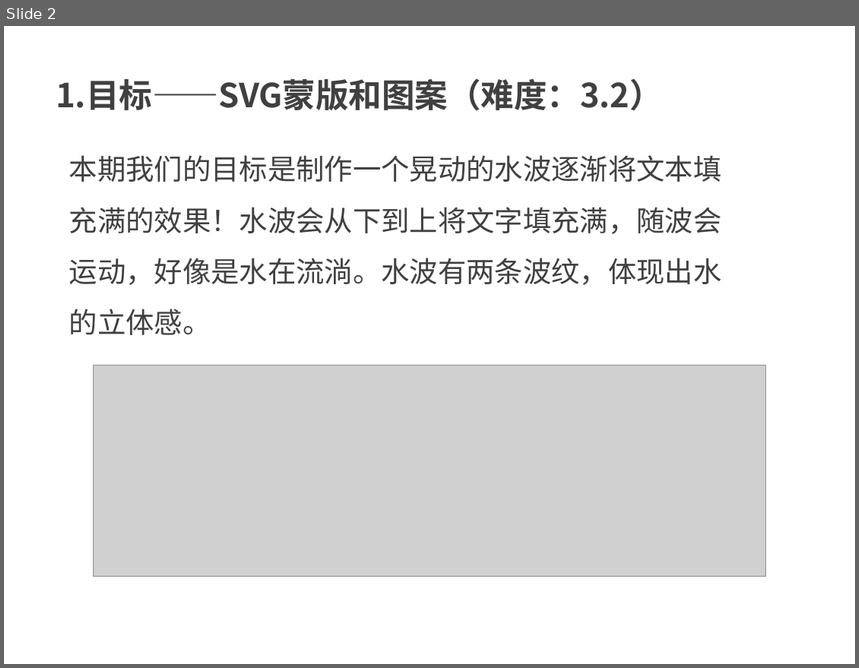
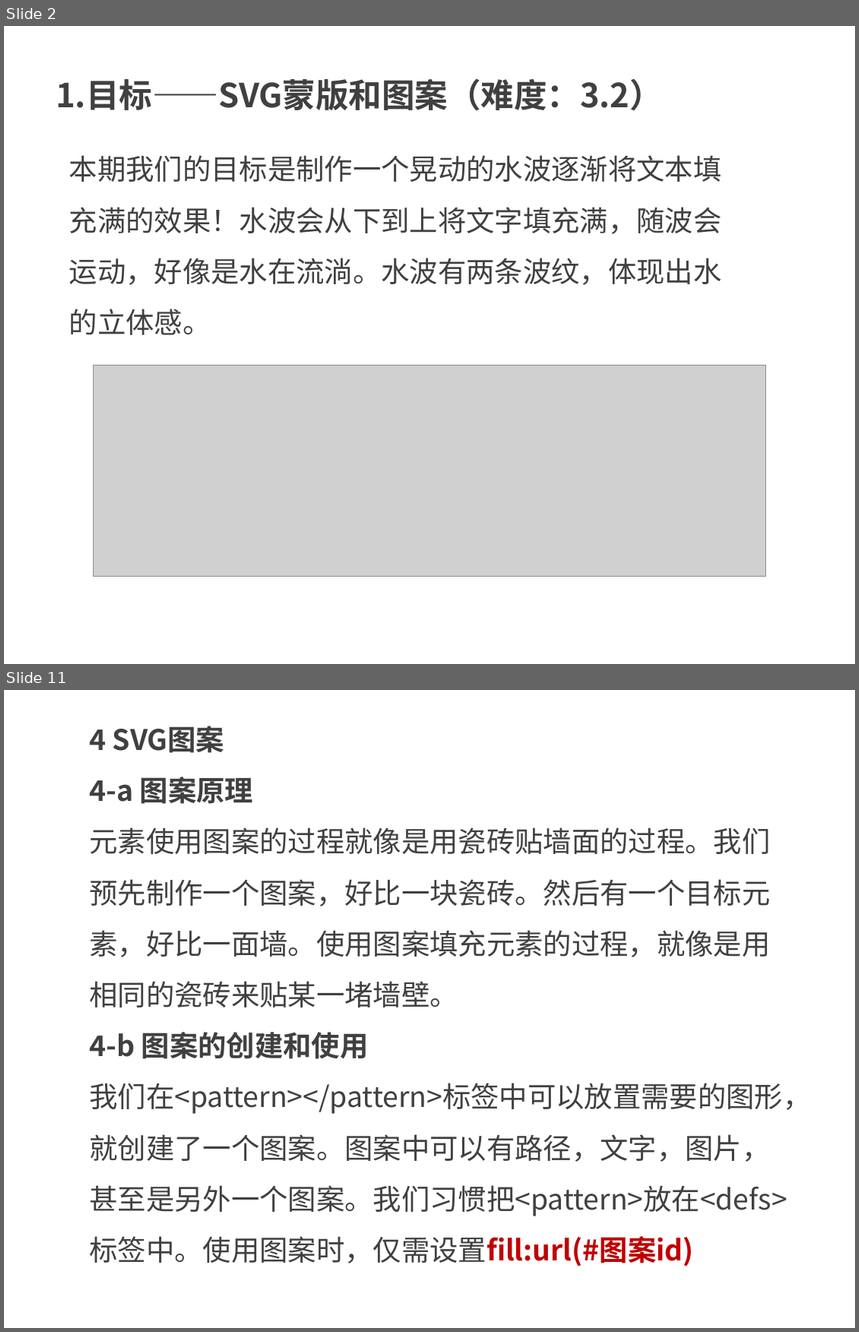
Before and after one commit to kong66/webAni, a slide deck: 11-text-mask-pattern-ani/text-mask-and-pattern.pptx. Shown one above the other, each under a label of ours: slide 2 before the commit, slides 2 and 11 after it; the slides between them are not shown. The pictures are 859x668 and 859x1332 pixels, drawn with LibreOffice and Linux fonts; fonts in the diff are those of the drawing; grey boxes stand for pictures. Boxes give left, top, right and bottom in pixels: in the first picture for what was removed or moved away, otherwise in the second. Text is boxed around its words. In the diff, an @@ line names an element or a change of style, - is before the commit and + after.

```diff
--- a/11-text-mask-pattern-ani/text-mask-and-pattern.pptx
+++ b/11-text-mask-pattern-ani/text-mask-and-pattern.pptx
@@ slide 11 added at [4,690,855,1328], background #FFFFFF @@
@@ text added at [89,726,811,1267], 24 pt, text #404040 @@
+4 SVG图案
+4-a 图案原理
+元素使用图案的过程就像是用瓷砖贴墙面的过程。我们预先制作一个图案，好比一块瓷砖。然后有一个目标元素，好比一面墙。使用图案填充元素的过程，就像是用相同的瓷砖来贴某一堵墙壁。
+4-b 图案的创建和使用
+我们在<pattern></pattern>标签中可以放置需要的图形，就创建了一个图案。图案中可以有路径，文字，图片，甚至是另外一个图案。我们习惯把<pattern>放在<defs>标签中。使用图案时，仅需设置fill:url(#图案id)
```
Also in this commit, not shown: 2 slides changed, 21 other slides added, 12 slides removed, 4 other files.
